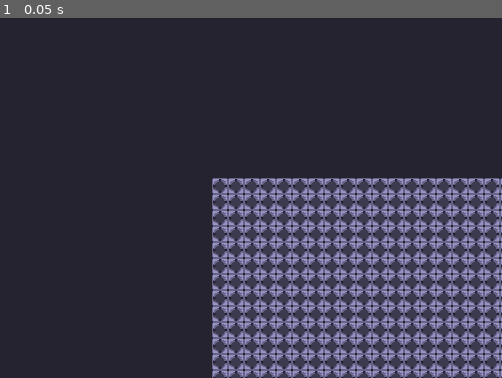
Above: before the commit, frame 1.
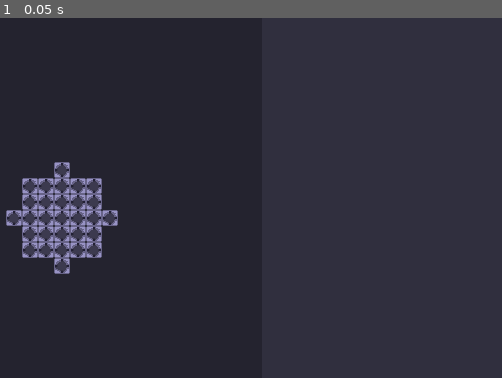
Above: after the commit, the same moment.

Repository: FVT34U/grinding_rooms
Game: Godot game, scene res://map/game_map.tscn
The game is run twice, just before and just after one commit, with the same random seed, the same clock (stepped at 60 frames per second) and the same inputs.
Inputs:
- Up to frame 1 (0.05 s): no input

The runs differ from the first frame. In frame 1, 25% of the frame differs, in the area x 1-100%, y 40-100%.

Commit message:
rework rooms generation with TileMapLayer

Diff:
--- a/map/game_manager.gd
+++ b/map/game_manager.gd
@@ -9,9 +9,11 @@
 	if GlobalParameters.rng_seed != "default":
 		rng.seed = hash(GlobalParameters.rng_seed)
 
-	var room = RectRoom.new(100, 60)
+	var room = CircleRoom.new(25, 25)
 	room.name = "Room_%s" % [room_counter]
-	room.generate()
+
+	if not room.generate(): return
+
 	add_child(room)
 	current_room = room
 	room_counter += 1
--- a/map/game_map.tscn
+++ b/map/game_map.tscn
@@ -6,4 +6,4 @@
 script = ExtResource("1_f2kjn")
 
 [node name="Camera2D" type="Camera2D" parent="."]
-offset = Vector2(370, 180)
+offset = Vector2(320, 180)
--- a/rooms/base_room.gd
+++ b/old_rooms/base_room.gd
@@ -1,4 +1,4 @@
-class_name BaseRoom extends Node2D
+class_name OldBaseRoom extends Node2D
 
 
 var _cells: Array[BaseRoomCell]
--- a/rooms/base_room.tscn
+++ b/old_rooms/base_room.tscn
@@ -1,6 +1,6 @@
 [gd_scene load_steps=2 format=3 uid="uid://bqe83f1ok2ojd"]
 
-[ext_resource type="Script" uid="uid://4f3f0gqnhw3r" path="res://rooms/base_room.gd" id="1_uglcu"]
+[ext_resource type="Script" uid="uid://4f3f0gqnhw3r" path="res://old_rooms/base_room.gd" id="1_uglcu"]
 
 [node name="BaseRoom" type="Node2D"]
 script = ExtResource("1_uglcu")
--- /dev/null
+++ b/old_rooms/circle_room.gd
@@ -0,0 +1,5 @@
+class_name OldCircleRoom extends OldBaseRoom
+
+
+func generate() -> bool:
+	return false
--- a/rooms/rect_room.gd
+++ b/old_rooms/rect_room.gd
@@ -1,4 +1,4 @@
-class_name RectRoom extends BaseRoom
+class_name OldRectRoom extends OldBaseRoom
 
 
 func generate() -> bool:
@@ -22,7 +22,7 @@
 		for i in range(s_x, e_x):
 			if not self.set_cell_by_idx(
 				Vector2i(i, j),
-				BaseRoom.RoomCellType.FLOOR,
+				OldBaseRoom.RoomCellType.FLOOR,
 			):
 				print("panic at {a}".format({"a": Vector2i(i, j)}))
 				return false
--- a/project.godot
+++ b/project.godot
@@ -31,4 +31,4 @@
 
 renderer/rendering_method="gl_compatibility"
 renderer/rendering_method.mobile="gl_compatibility"
-environment/defaults/default_clear_color=Color(0.141176, 0.137255, 0.184314, 1)
+environment/defaults/default_clear_color=Color(0.188123, 0.18332, 0.241171, 1)
--- /dev/null
+++ b/rooms/base_room/base_room.gd
@@ -0,0 +1,21 @@
+class_name BaseRoom extends TileMapLayer
+
+var width: int:
+	get: return width
+
+var height: int:
+	get: return height
+
+
+func _init(width: int = 10, height: int = 10) -> void:
+	tile_set = load("res://rooms/base_room/base_room_tileset.tres")
+
+	self.width = width
+	self.height = height
+
+	for j in range(0, height):
+		for i in range(0, width):
+			set_cell(Vector2i(i, j), 0, Vector2i(0, 0), 0)
+
+func generate() -> bool:
+	return false
--- /dev/null
+++ b/rooms/base_room/base_room.tscn
@@ -0,0 +1,8 @@
+[gd_scene load_steps=3 format=3 uid="uid://cdccodf0hp0y5"]
+
+[ext_resource type="TileSet" uid="uid://csgj60ibm8qmf" path="res://rooms/base_room/base_room_tileset.tres" id="1_trctv"]
+[ext_resource type="Script" uid="uid://obcujal2pqte" path="res://rooms/base_room/base_room.gd" id="2_m86rj"]
+
+[node name="BaseRoom" type="TileMapLayer"]
+tile_set = ExtResource("1_trctv")
+script = ExtResource("2_m86rj")
--- /dev/null
+++ b/rooms/base_room/base_room_tileset.tres
@@ -0,0 +1,16 @@
+[gd_resource type="TileSet" load_steps=5 format=3 uid="uid://csgj60ibm8qmf"]
+
+[ext_resource type="Texture2D" uid="uid://mpag3clmotdy" path="res://assets/floor/BaseEmpty_01.png" id="1_1eli6"]
+[ext_resource type="Texture2D" uid="uid://co5p1f5k1iuo4" path="res://assets/floor/BaseFloor_01.png" id="2_j1vwb"]
+
+[sub_resource type="TileSetAtlasSource" id="TileSetAtlasSource_0op6r"]
+texture = ExtResource("1_1eli6")
+0:0/0 = 0
+
+[sub_resource type="TileSetAtlasSource" id="TileSetAtlasSource_llpmv"]
+texture = ExtResource("2_j1vwb")
+0:0/0 = 0
+
+[resource]
+sources/0 = SubResource("TileSetAtlasSource_0op6r")
+sources/1 = SubResource("TileSetAtlasSource_llpmv")
--- a/rooms/circle_room.gd
+++ /dev/null
@@ -1,5 +0,0 @@
-class_name CircleRoom extends BaseRoom
-
-
-func generate() -> bool:
-	return false
--- /dev/null
+++ b/rooms/circle_room/circle_room.gd
@@ -0,0 +1,22 @@
+class_name CircleRoom extends BaseRoom
+
+
+func generate() -> bool:
+	var rng = RandomNumberGenerator.new()
+	if GlobalParameters.rng_seed != "default":
+		rng.seed = hash(GlobalParameters.rng_seed)
+
+	var c_x = self.width / 2
+	var c_y = self.height / 2
+
+	var max_r = min(c_x, c_y)
+	var min_r = int(max_r * 0.25)
+
+	var r = rng.randi_range(min_r, max_r)
+
+	for j in range(0, self.height):
+		for i in range(0, self.width):
+			if (i - c_x) * (i - c_x) + (j - c_y) * (j - c_y) <= r * r:
+				set_cell(Vector2i(i, j), 1, Vector2i(0, 0), 0)
+
+	return true
--- /dev/null
+++ b/rooms/rect_room/rect_room.gd
@@ -0,0 +1,25 @@
+class_name RectRoom extends BaseRoom
+
+
+func generate() -> bool:
+	var rng = RandomNumberGenerator.new()
+	if GlobalParameters.rng_seed != "default":
+		rng.seed = hash(GlobalParameters.rng_seed)
+
+	var r_x = rng.randi_range(3, 6)
+	var r_y = rng.randi_range(3, 6)
+	#print("r_x: {a}, r_y: {b}".format({"a": r_x, "b": r_y}))
+
+	var s_x: int = self.width / r_x
+	var s_y: int = self.height / r_y
+	#print("s_x: {a}, s_y: {b}".format({"a": s_x, "b": s_y}))
+
+	var e_x: int = self.width - self.width / r_x
+	var e_y: int = self.height - self.height / r_y
+	#print("e_x: {a}, e_y: {b}".format({"a": e_x, "b": e_y}))
+
+	for j in range(s_y, e_y):
+		for i in range(s_x, e_x):
+			set_cell(Vector2i(i, j), 1, Vector2i(0, 0), 0)
+
+	return true
Renamed: rooms/base_room.gd.uid -> old_rooms/base_room.gd.uid
Renamed: rooms/circle_room.gd.uid -> old_rooms/circle_room.gd.uid
Renamed: rooms/rect_room.gd.uid -> old_rooms/rect_room.gd.uid
Not shown, added: rooms/base_room/base_room.gd.uid
Not shown, added: rooms/circle_room/circle_room.gd.uid
Not shown, added: rooms/rect_room/rect_room.gd.uid
